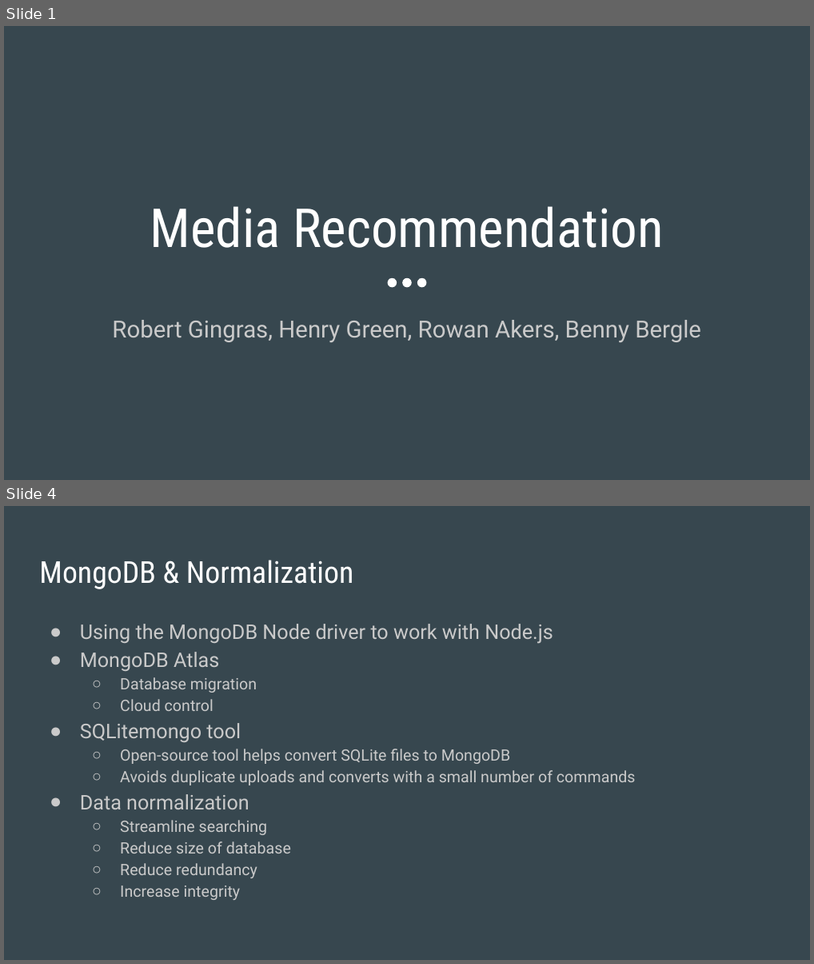
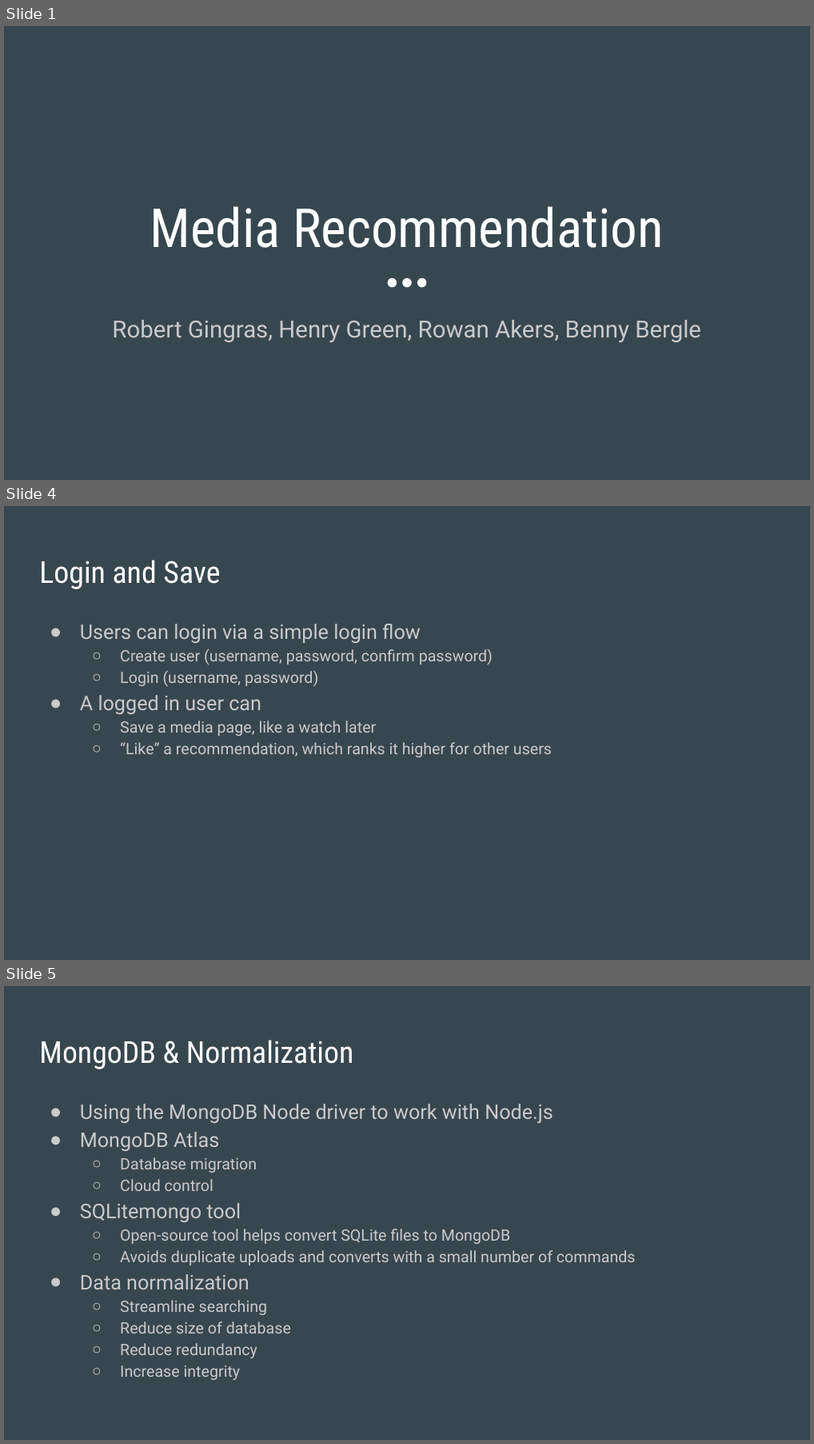
Before and after one commit to xeluior/Project_CS372, a slide deck: requirements/CS 372 Requirements Presentation.pptx. Shown one above the other, each under a label of ours: slides 1 and 4 before the commit, slides 1, 4 and 5 after it; the slides between them are not shown. The pictures are 814x964 and 814x1444 pixels, drawn with LibreOffice and Linux fonts; fonts in the diff are those of the drawing. Boxes give left, top, right and bottom in pixels: in the first picture for what was removed or moved away, otherwise in the second. Text is boxed around its words. In the diff, an @@ line names an element or a change of style, - is before the commit and + after.

```diff
--- a/requirements/CS 372 Requirements Presentation.pptx
+++ b/requirements/CS 372 Requirements Presentation.pptx
@@ slide 4 added at (4, 506, 810, 960), background #37474F @@
@@ title added at (39, 560, 220, 589), 27 pt, text #FFFFFF @@
+Login and Save
@@ text added at (80, 624, 552, 757), 14 pt, text #CACACA @@
+● Users can login via a simple login flow
+  ○ Create user (username, password, confirm password)
+  ○ Login (username, password)
+● A logged in user can
+  ○ Save a media page, like a watch later
+  ○ “Like” a recommendation, which ranks it higher for other users
@@ what was slide 4 is now slide 5 @@
```
Also in this commit, not shown: 4 slides changed, 1 other slide added.
